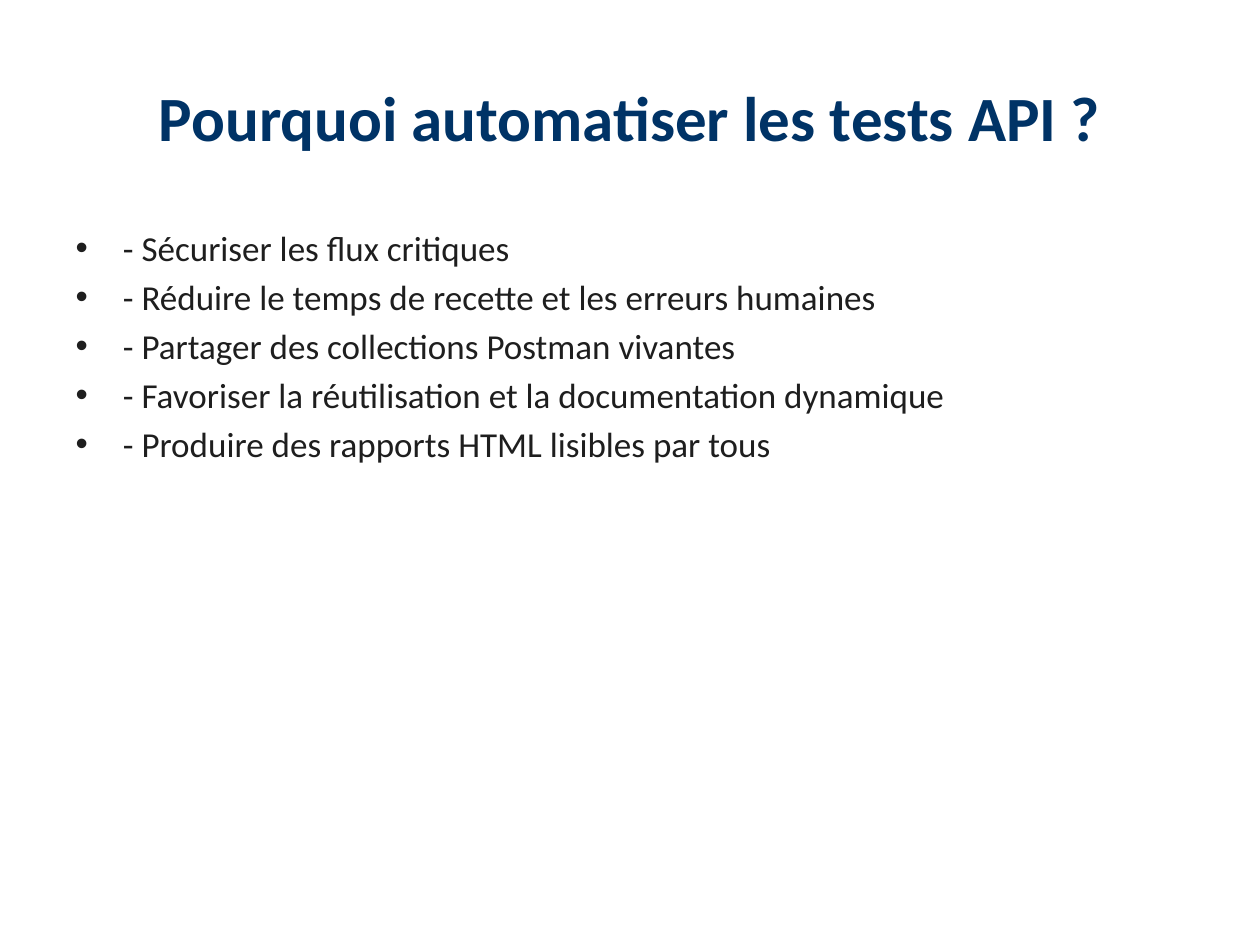
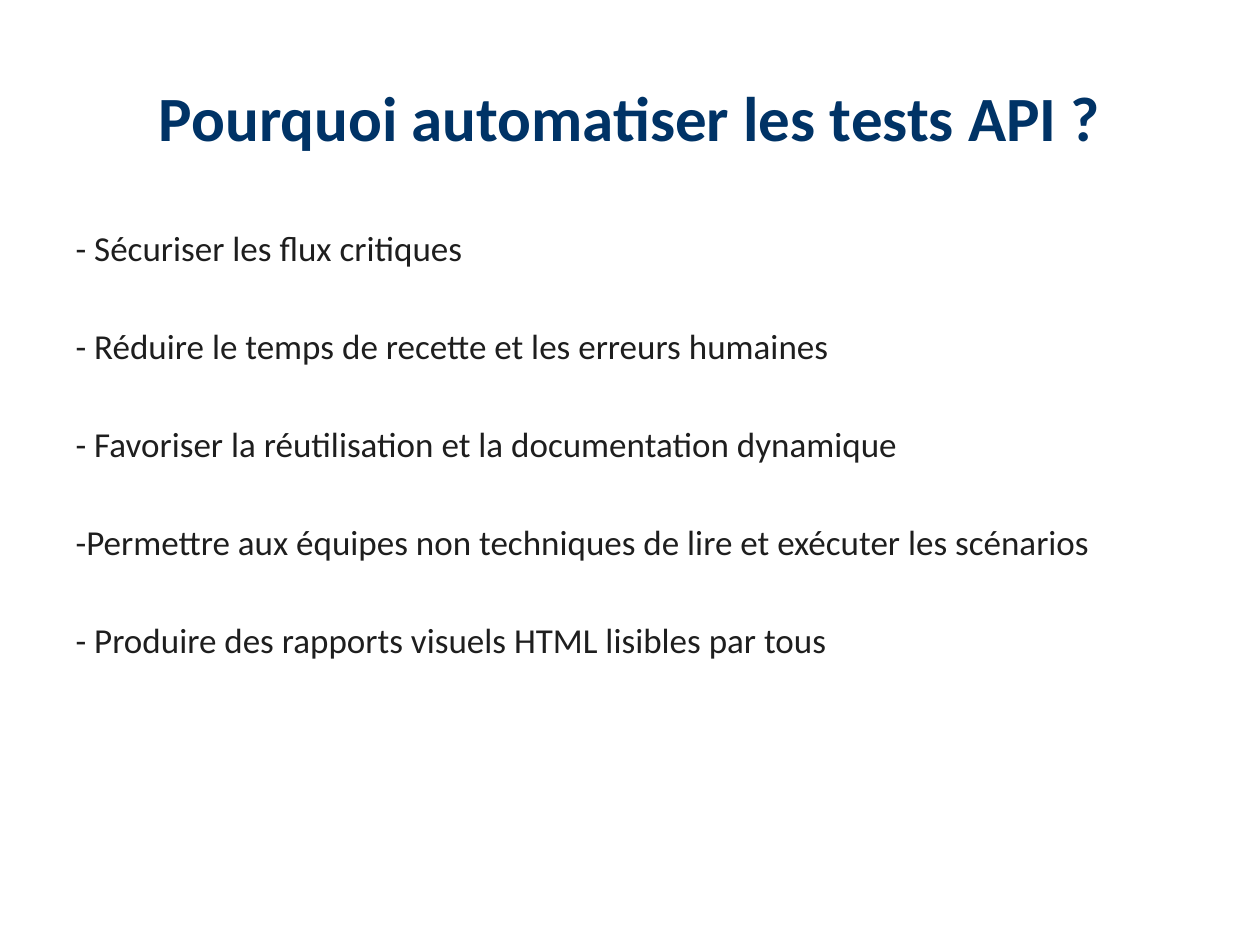
Before and after one commit to ranyach/DRAFTS, a slide deck: slide 2 of Présentation_Automatisation_Tests_LCL.pptx. Drawn at 1260x945 pixels with LibreOffice and Linux fonts; fonts in the diff are those of the drawing. Boxes give left, top, right and bottom in pixels: in the first picture for what was removed or moved away, otherwise in the second. Text is boxed around its words. In the diff, an @@ line names an element or a change of style, - is before the commit and + after.

```diff
--- a/Présentation_Automatisation_Tests_LCL.pptx
+++ b/Présentation_Automatisation_Tests_LCL.pptx
@@ text at [94, 236, 897, 463]: bullet • to none @@
@@ text at [142, 334, 736, 365]: paragraph removed @@
-• - Partager des collections Postman vivantes
@@ text at [76, 530, 1089, 659]: text changed @@
-• - Produire des rapports HTML lisibles par tous
+-Permettre aux équipes non techniques de lire et exécuter les scénarios
+- Produire des rapports visuels HTML lisibles par tous
```
Also in this commit, not shown: 3 other slides changed, 1 slide added.
